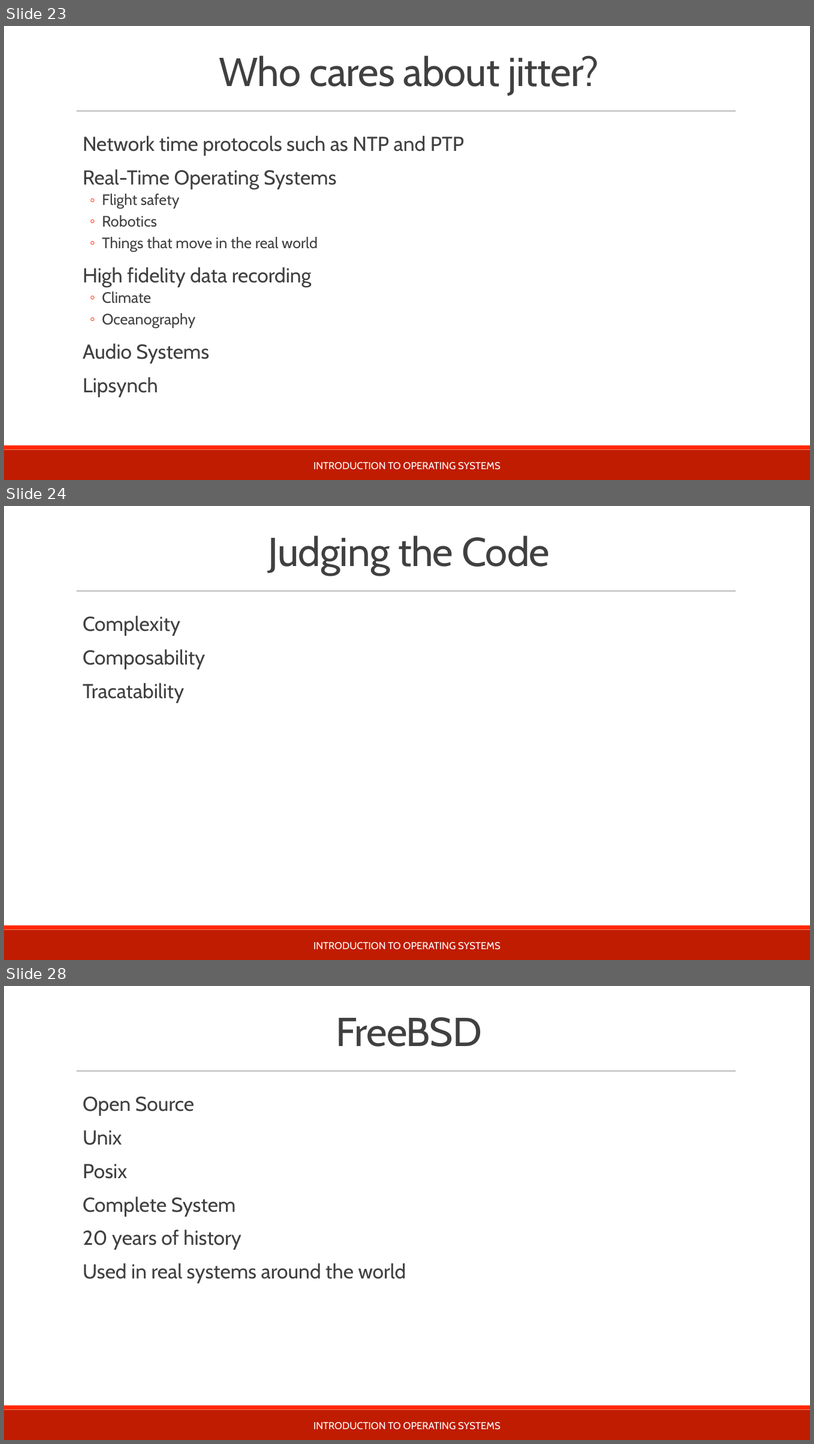
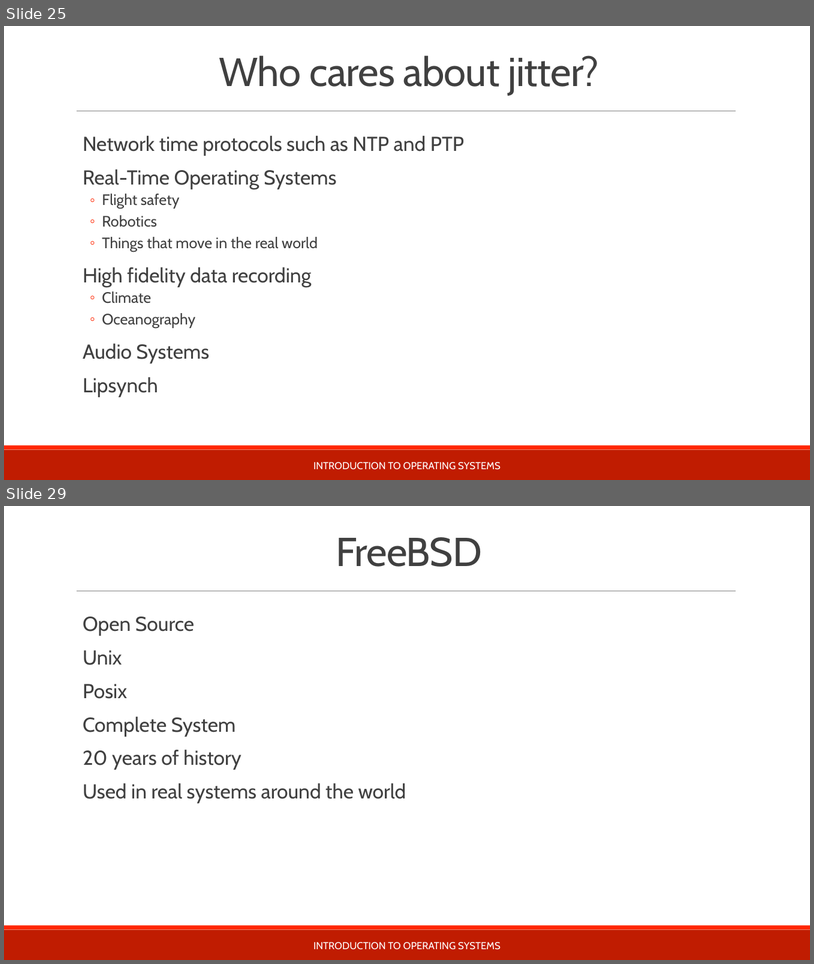
Before and after one commit to teachbsd/course, a slide deck: undergraduate/lectures/introduction.pptx. Shown one above the other, each under a label of ours: slides 23, 24 and 28 before the commit, slides 25 and 29 after it; the slides between them are not shown. The pictures are 814x1444 and 814x964 pixels, drawn with LibreOffice and Linux fonts; fonts in the diff are those of the drawing; background and template pictures are left out. Boxes give left, top, right and bottom in pixels: in the first picture for what was removed or moved away, otherwise in the second. Text is boxed around its words. In the diff, an @@ line names an element or a change of style, - is before the commit and + after.

```diff
--- a/undergraduate/lectures/introduction.pptx
+++ b/undergraduate/lectures/introduction.pptx
@@ slide 24 removed at (4,506,810,960), background #FFFFFF; not listed: 3 template elements that a slide beside it also shows @@
@@ title removed at (268,535,550,576) @@
-Judging the Code
@@ text removed at (83,616,205,703) @@
-  Complexity
-  Composability
-  Tracatability
@@ text removed at (314,942,501,949) @@
-INTRODUCTION TO OPERATING SYSTEMS
@@ what was slide 23 is now slide 25 @@
@@ what was slide 28 is now slide 29 @@
```
Also in this commit, not shown: 10 slides changed, 2 slides added.
